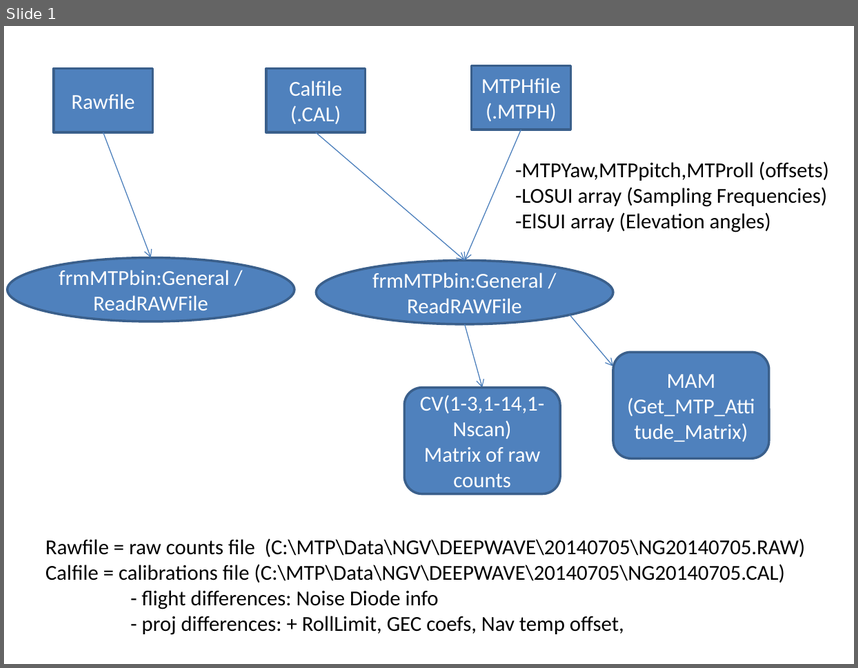
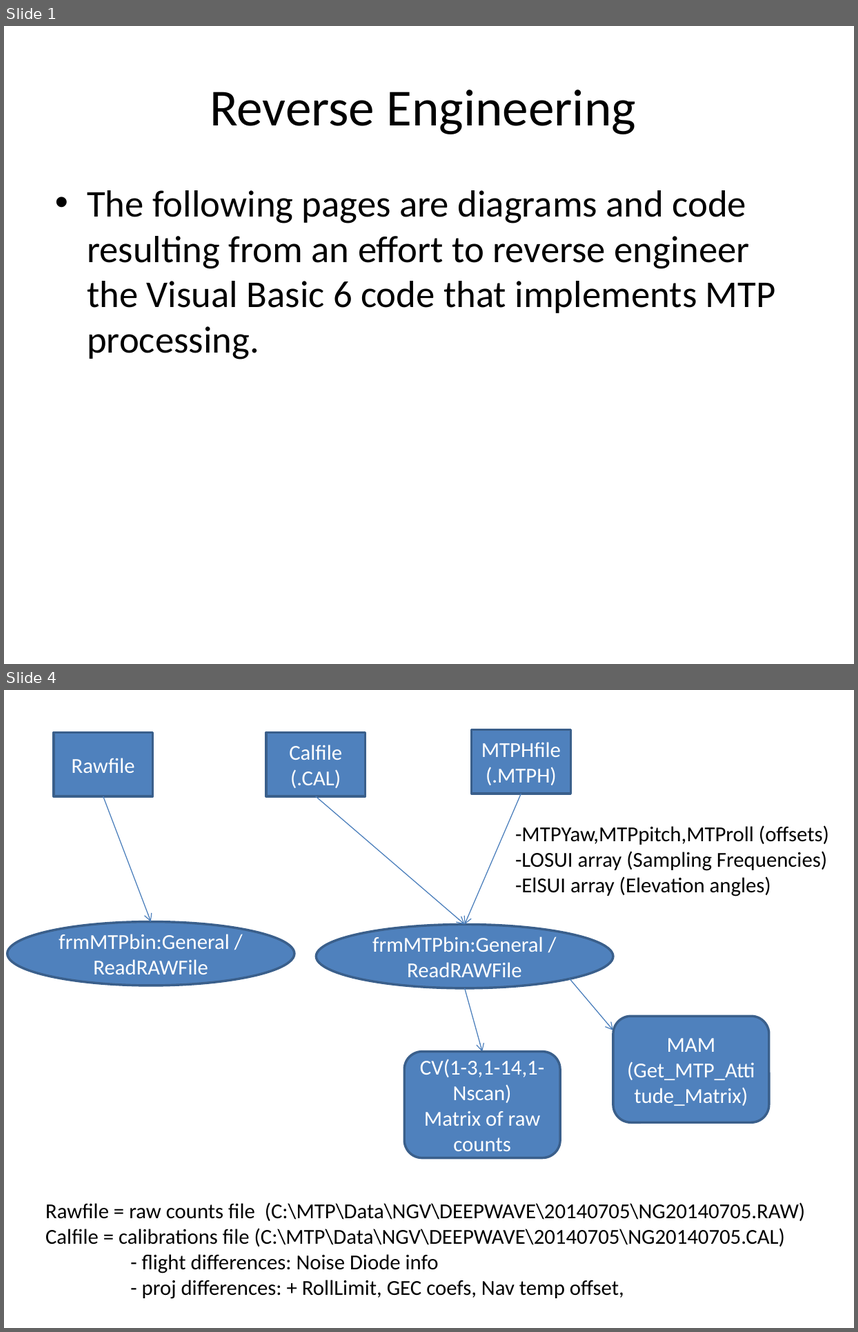
Before and after one commit to NCAR/nimbus, a slide deck: instruments/mtp/doc/MTP-DFD.pptx. Shown one above the other, each under a label of ours: slide 1 before the commit, slides 1 and 4 after it; the slides between them are not shown. The pictures are 858x668 and 858x1332 pixels, drawn with LibreOffice and Linux fonts; fonts in the diff are those of the drawing. Boxes give left, top, right and bottom in pixels: in the first picture for what was removed or moved away, otherwise in the second. Text is boxed around its words. In the diff, an @@ line names an element or a change of style, - is before the commit and + after.

Commit message:
Update to move documentation of the .bin file to the end (not clear it has significant relevance), to add a slightly modified version of the diagram that Chris Webster created which is a very high level picture of the MTP processing, and to add a little verbiage about the document and how best to use it.

```diff
--- a/instruments/mtp/doc/MTP-DFD.pptx
+++ b/instruments/mtp/doc/MTP-DFD.pptx
@@ slide 1 added at (x1=4, y1=26, x2=854, y2=664), background #FFFFFF @@
@@ title added at (x1=210, y1=89, x2=636, y2=134), 44 pt, text #000000 @@
+Reverse Engineering
@@ text added at (x1=87, y1=190, x2=776, y2=359), 32 pt, text #000000 @@
+• The following pages are diagrams and code resulting from an effort to reverse engineer the Visual Basic 6 code that implements MTP processing.
@@ what was slide 1 is now slide 4 @@
```
Also in this commit, not shown: 2 other slides added.
